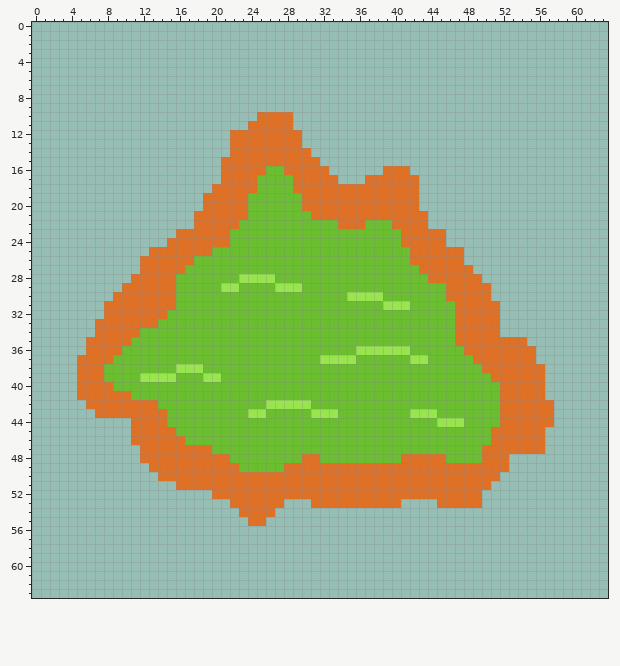
Two states of a pixel-art sprite, aseprite/GooPool.png. Above is the file before it was changed.
The file is 64x64 pixels.
The result:
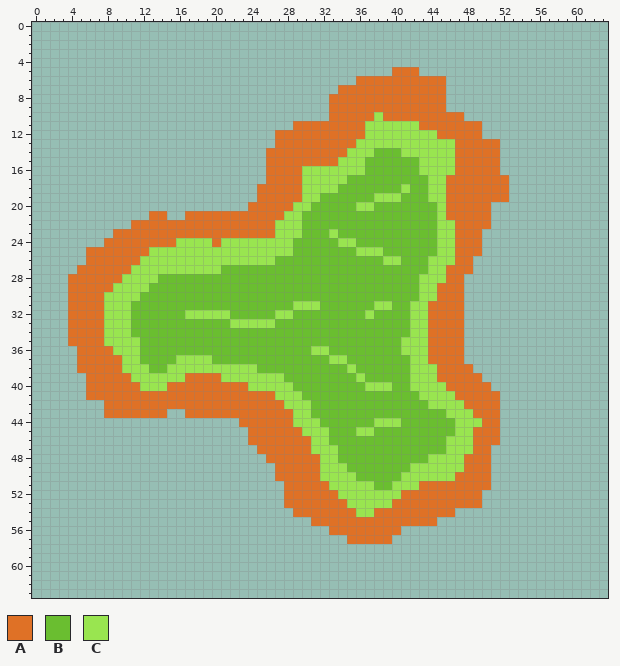
Palette (. is transparent): A #df7126  B #6abe30  C #99e550
From old to new:
Changed rows in their new state; - is an unchanged pixel.
first column x 4:
 5 ------------------------------------AAA---------------
 6 --------------------------------AAAAAAAAAA------------
 7 ------------------------------AAAAAAAAAAAA------------
 8 -----------------------------AAAAAAAAAAAAA------------
 9 -----------------------------AAAAAAAAAAAAA------------
10 ---------------------....----AAAAACAAAAAAAAA----------
11 --------------------.....AAAAAAAACCCCCCAAAAAAA--------
12 ------------------.....---AAAAAAACCCCCCCCAAAAA--------
13 ------------------.....---AAAAAACCCCCCCCCCCAAAAA------
14 ------------------....-----AAAACCCBBBCCCCCCAAAAA------
15 -----------------.....------AACCCBBBBBBCCCCAAAAA------
16 -----------------.....AA--CCCCCCCBBBBBBCCCCAAAAA------
17 -----------------.....AAA-CCCCCBBBBBBBBBCCAAAAAAA-----
18 ----------------.....AAAA-CCCCBBBBBBBCBBCCAAAAAAA-----
19 ---------------......AAAAACCBBBBBBCCCBBBCCAAAAAAA-----
20 ---------------.....AAAAACCBBBBBCCBBBBBBBCAAAAA-------
21 ---------AA--A------AAAACC-BBBBBBBBBBBBBBCAAAAA-------
22 -------AAAAAAA-----AAAACCC----BBB---BBBBBCCAAAA-------
23 -----AAAAAAA------AAAAACCC---C-------BBBBCCAAA--------
24 ----AAAAAAA-CCCC-CCCCCCCC-----CC-----BBBBCCAAA--------
25 --AAAAAAACCCCCCCCCCCCCCCC-------CCC---BBBCC-AA--------
26 --AAAAAACCCCCCCCCCCCCCC------------CC-BBCCC-A---------
27 -AAAAAACCCCCCCCCC----------------------BCC------------
28 AAAAAACCCCBB-------BBBB----------------CCC--..--------
29 AAAAACCCCBBB-----BB----BBB-------------CCA--...-------
30 AAAACCCCBBBB-------------------BBBB----CCA--...-------
31 AAAACCCBBBBB-------------CCC------C-BBCCAAA-....------
32 AAAACCCBBBB--CCCCC-----CC--------C----CCAAA-....------
33 AAA-CCCBBB--------CCCCC---------------CCAAA-....------
34 AAA-CCCB------------------------------CCAAA-....------
35 AA--CCCC-----------------------------CCCAAA-.......---
36 -A---CCC-------------------CC---BBBBB-CCAAAA........--
37 -----ACC----CCCC------------B--B--------AAAA........--
38 ----AACCC--C---CCCCCC----------C------CCCAAAA........-
39 -.--AAAC----CAAAACCCCCCC--------C-----CCCAAAAA.......-
40 -.---AAACCCAAAAAAAAACCCCC--------CCC--CCCCAAAAA......-
41 -.-----AAAAAAAAAAAAAAAACCC-------------CCCCAAAAA.....-
42 --..------AAAAAAAAAAAAAA----------------CCCCAAAA......
43 ---.-------..AAAAAAAAAAAACCBBB--------BBB-CCCAAA......
44 -------............AAAAAACCC------CCC----BB-CCAA......
45 -------.............AAAAAACCC---CC---------CCAA-.....-
46 -------.............AAAAAAACC-------------CCCAA-.....-
47 --------.............AAAAAACCC------------CCCA-......-
48 --------..............AAAA--CC-------BBBCCCCAA-..-----
49 ---------..............A----CCCBBBBBBBCCCCCC---..-----
50 ----------.............-----CCCCBBBBBCCCCCC----.------
51 ------------............-----CCCCCBBCCC---------------
52 ----------------........------CCCCCCC-----------------
53 ------------------......AAA----CCCCC-AAAA-------------
54 -------------------....--AAAAAAACCAAAAAAAAA-----------
55 --------------------..-----AAAAAAAAAAAAAA-------------
56 -----------------------------AAAAAAAA-----------------
57 -------------------------------AAAAA------------------
Pixel boxes of the changes (left, top, right, bottom) in both pictures:
changed: (68, 67, 554, 544)
